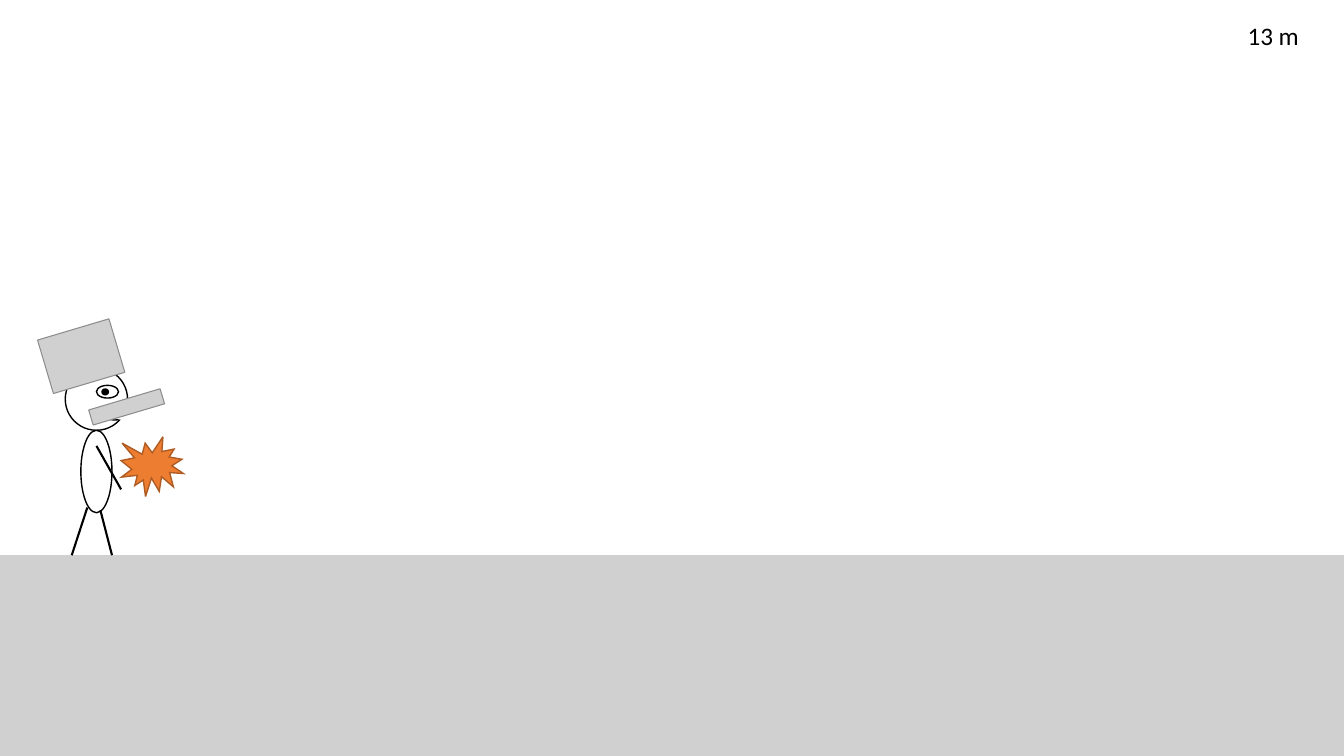
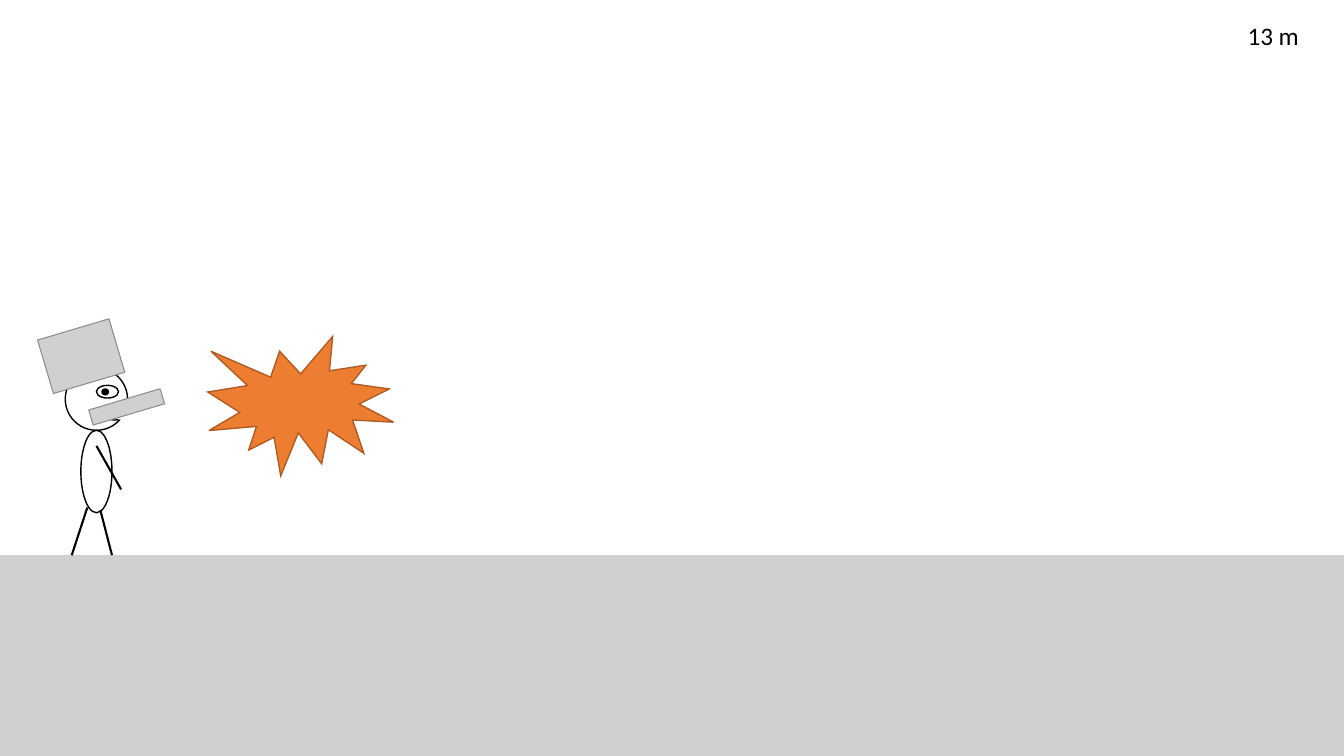
Before and after one commit to JunusErgin/elpolloloco, a slide deck: slide 12 of material/Präsentation1.pptx. Drawn at 1344x756 pixels with LibreOffice and Linux fonts; fonts in the diff are those of the drawing; grey boxes stand for pictures. Boxes give left, top, right and bottom in pixels: in the first picture for what was removed or moved away, otherwise in the second. Text is boxed around its words. In the diff, an @@ line names an element or a change of style, - is before the commit and + after.

```diff
--- a/material/Präsentation1.pptx
+++ b/material/Präsentation1.pptx
@@ irregular seal resized from (x1=121, y1=437, x2=184, y2=496) to (x1=208, y1=337, x2=393, y2=476) @@
```
Also in this commit, not shown: 1 slide added, 4 other files.
